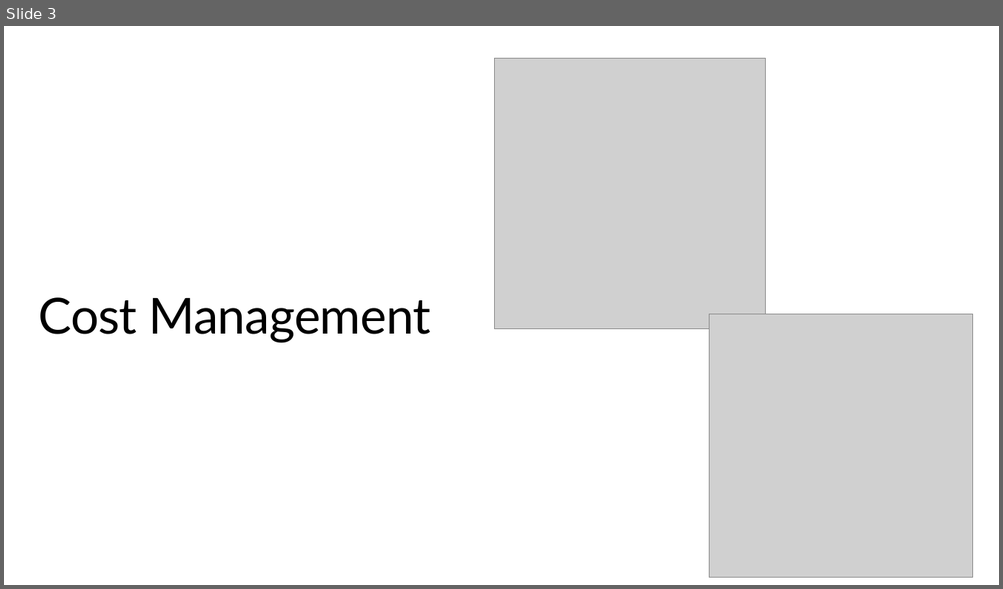
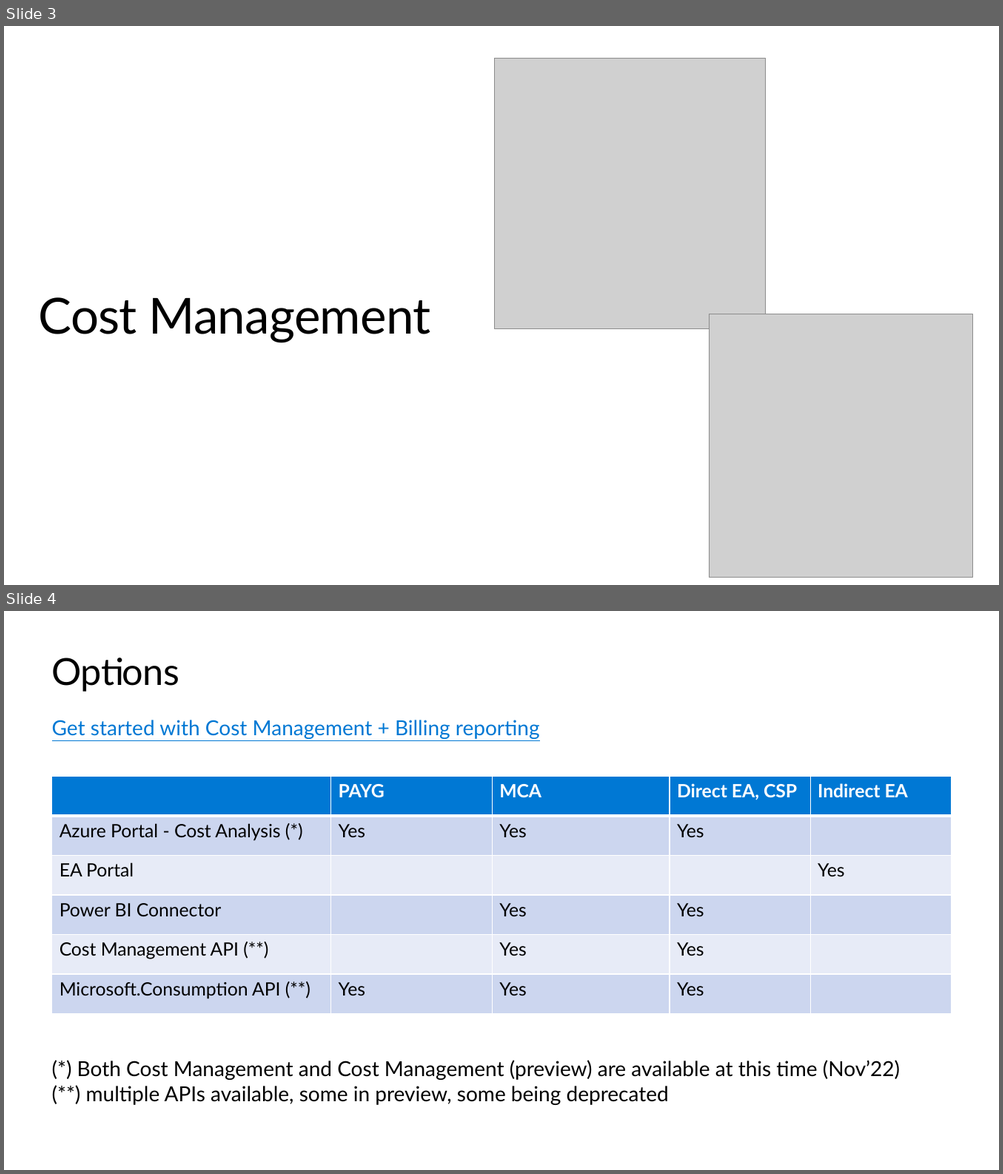
Before and after one commit to peterperov/MSFTCSA, a slide deck: 126-AzureCost/Azure Cost PBI BootCamp.pptx. Shown one above the other, each under a label of ours: slide 3 before the commit, slides 3 and 4 after it. The pictures are 1003x589 and 1003x1174 pixels, drawn with LibreOffice and Linux fonts; fonts in the diff are those of the drawing; grey boxes stand for pictures; background and template pictures are left out. Boxes give left, top, right and bottom in pixels: in the first picture for what was removed or moved away, otherwise in the second. Text is boxed around its words. In the diff, an @@ line names an element or a change of style, - is before the commit and + after.

```diff
--- a/126-AzureCost/Azure Cost PBI BootCamp.pptx
+++ b/126-AzureCost/Azure Cost PBI BootCamp.pptx
@@ slide 4 added at <box>4,611,999,1170</box>, background #FFFFFF @@
@@ title added at <box>52,658,179,692</box>, 36 pt, text #000000 @@
+Options
@@ text added at <box>52,720,540,739</box>, 20 pt, text #0078D4, underline @@
+Get started with Cost Management + Billing reporting
@@ table added at <box>52,777,951,1014</box>, 6 rows, 5 columns @@
+ | PAYG | MCA | Direct EA, CSP | Indirect EA
+Azure Portal - Cost Analysis (*) | Yes | Yes | Yes | 
+EA Portal |  |  |  | Yes
+Power BI Connector |  | Yes | Yes | 
+Cost Management API (**) |  | Yes | Yes | 
+Microsoft.Consumption API (**) | Yes | Yes | Yes | 
@@ text added at <box>77,1060,899,1105</box>, 20 pt, text #000000 @@
+(*) Both Cost Management and Cost Management (preview) are available at this time (Nov’22)
+(**) multiple APIs available, some in preview, some being deprecated
```
Also in this commit, not shown: 5 slides changed, 4 other slides added, 2 slides removed, 1 other file.
